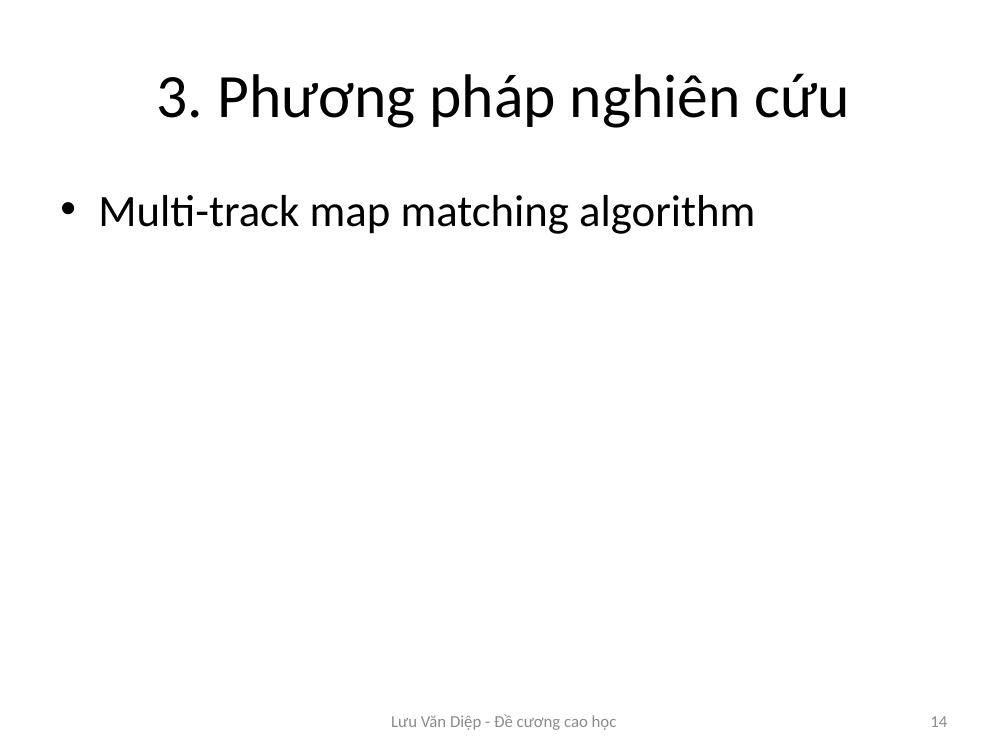
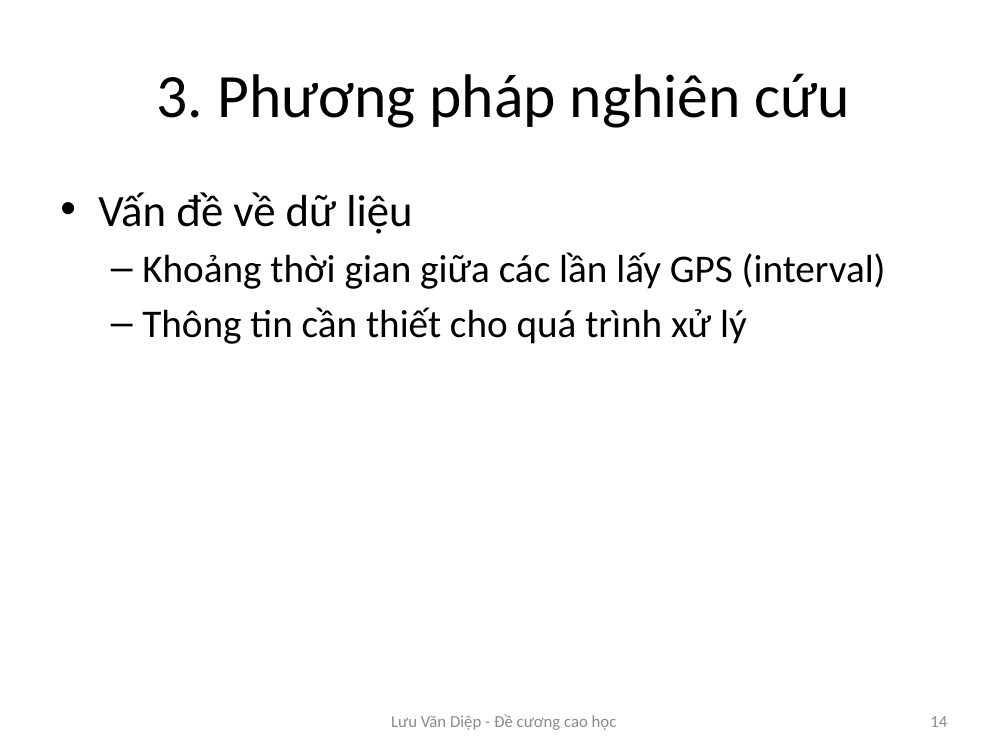
Before and after one commit to alidiepuit/master_ITS, a slide deck: slide 14 of de cuong.pptx. Drawn at 1008x756 pixels with LibreOffice and Linux fonts; fonts in the diff are those of the drawing. Boxes give left, top, right and bottom in pixels: in the first picture for what was removed or moved away, otherwise in the second. Text is boxed around its words. In the diff, an @@ line names an element or a change of style, - is before the commit and + after.

```diff
--- a/de cuong.pptx
+++ b/de cuong.pptx
@@ text at box(98, 192, 886, 344): text changed; size 32 to 28 pt @@
-• Multi-track map matching algorithm
+• Vấn đề về dữ liệu
+  – Khoảng thời gian giữa các lần lấy GPS (interval)
+  – Thông tin cần thiết cho quá trình xử lý
```
Also in this commit, not shown: 2 other slides changed, 2 slides added.
